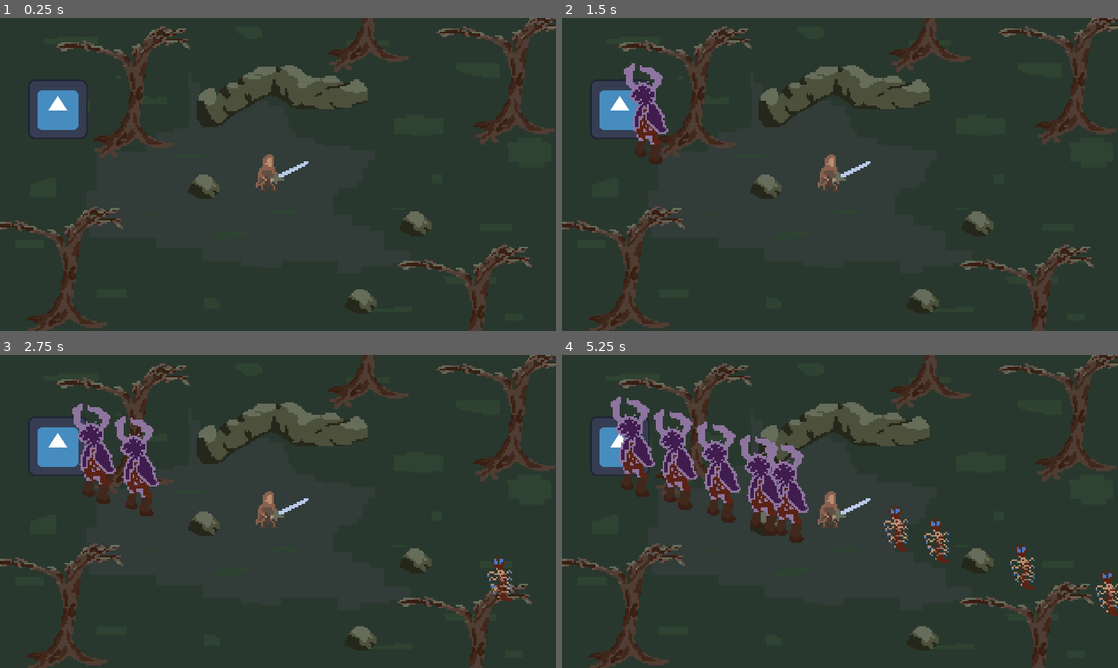
Above: before the commit, frames 1-4 (two rows, left to right).
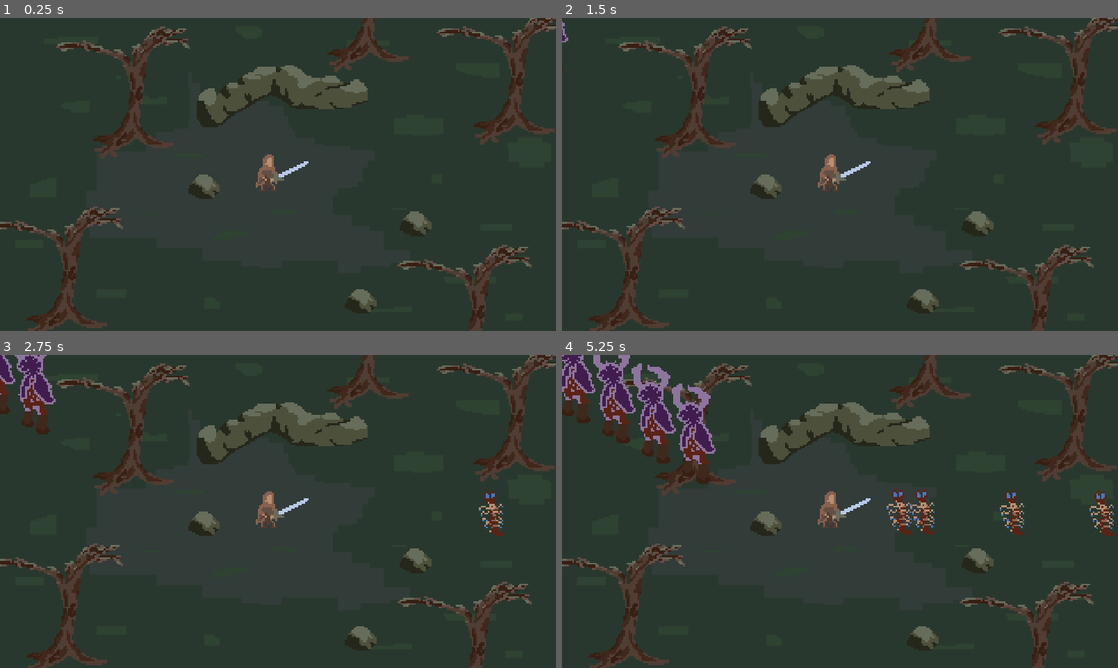
Above: after the commit, the same moments.

Repository: MrTrupen/vampires_idle
Game: Godot game, scene res://Scenes/main_scene.tscn
Two runs of this game, one before a commit and one after it. Both use one fixed random seed, a clock stepped at 60 frames per second and the inputs below. The engine's default icon, where the game draws it, is replaced by a stand-in: a white triangle on a blue panel in a dark square.
Inputs:
- Up to frame 1 (0.25 s): no input
- Up to frame 2 (1.5 s): tap Enter at 0.5 s
- Up to frame 3 (2.75 s): no input
- Up to frame 4 (5.25 s): no input

The runs differ from the first frame. In frame 1, 1.8% of the frame differs, in the area x 5-16%, y 20-39%; in frame 2, 2.6%; in frame 3, 5.9%; in frame 4, 12%, in the area x 0-100%, y 0-84%.

Commit message:
Added spawner limit

Diff:
--- a/Resources/bug.tres
+++ b/Resources/bug.tres
@@ -11,3 +11,4 @@
 damage = 65
 attack_cooldown = 1.0
 respawn_cooldown = 1.0
+monsters_spawn_limit = 10
--- a/Resources/data_monster.gd
+++ b/Resources/data_monster.gd
@@ -10,3 +10,5 @@
 @export var attack_cooldown: float = 1
 ## Spawner cooldown in seconds
 @export var respawn_cooldown: float = 1
+## Monsters limit from one spawner
+@export var monsters_spawn_limit: int = 1
--- a/Resources/deer.tres
+++ b/Resources/deer.tres
@@ -11,3 +11,4 @@
 damage = 125
 attack_cooldown = 2.0
 respawn_cooldown = 1.0
+monsters_spawn_limit = 5
--- a/Resources/scythe_rider.tres
+++ b/Resources/scythe_rider.tres
@@ -11,3 +11,4 @@
 damage = 25
 attack_cooldown = 0.25
 respawn_cooldown = 10.0
+monsters_spawn_limit = 3
--- a/Scenes/main_scene.tscn
+++ b/Scenes/main_scene.tscn
@@ -22,16 +22,16 @@
 monitoring = false
 
 [node name="Spawner_deer" parent="." instance=ExtResource("5_fdk3j")]
-position = Vector2(-125, -37)
+position = Vector2(-181, -91)
 monster_data = ExtResource("4_oe0yq")
 monster_template = ExtResource("2_y8684")
 
 [node name="Spawner_bug" parent="." instance=ExtResource("5_fdk3j")]
-position = Vector2(210, 64)
+position = Vector2(209, 2)
 monster_data = ExtResource("3_jf1yb")
 monster_template = ExtResource("2_y8684")
 
 [node name="Spawner_golem" parent="." instance=ExtResource("5_fdk3j")]
-position = Vector2(-214, 85)
+position = Vector2(-184, 89)
 monster_data = ExtResource("7_0j2qv")
 monster_template = ExtResource("2_y8684")
--- a/Scripts/spawner.gd
+++ b/Scripts/spawner.gd
@@ -16,7 +16,7 @@
 
 
 func _physics_process(_delta):
-	if spawn_timer <= 0:
+	if spawn_timer <= 0 and get_child_count() < monster_data.monsters_spawn_limit:
 		spawn_timer = monster_data.respawn_cooldown * 60
 		var monster: Area2D = Monster.new_enemy(monster_data, monster_template)
 		add_child(monster)
